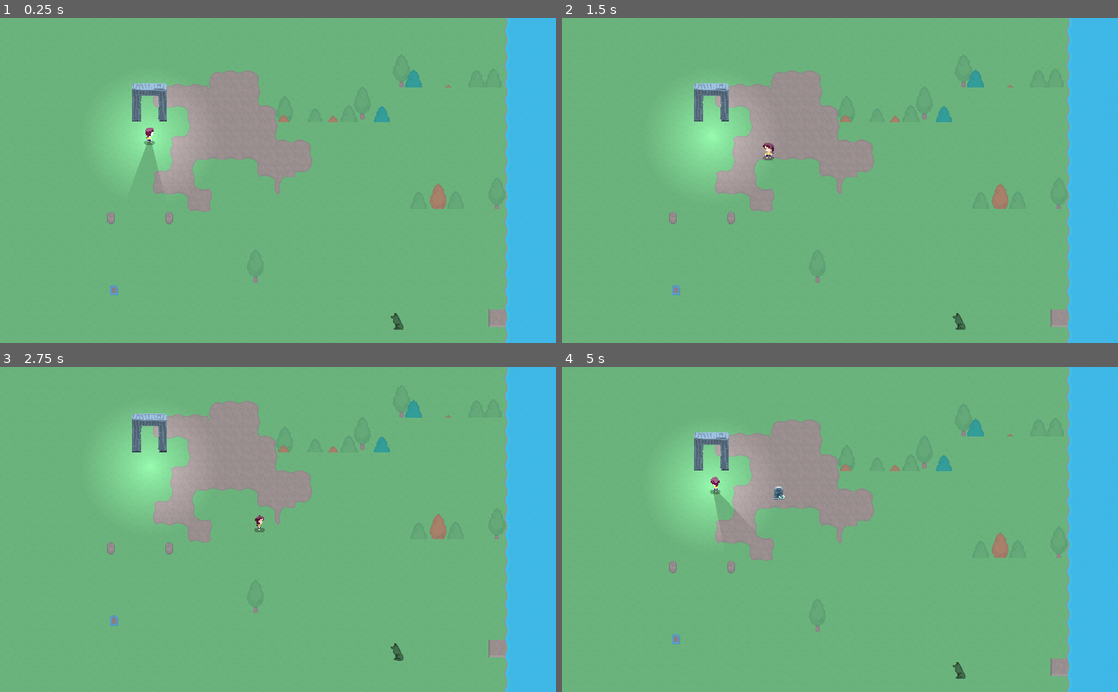
Above: before the commit, frames 1-4 (two rows, left to right).
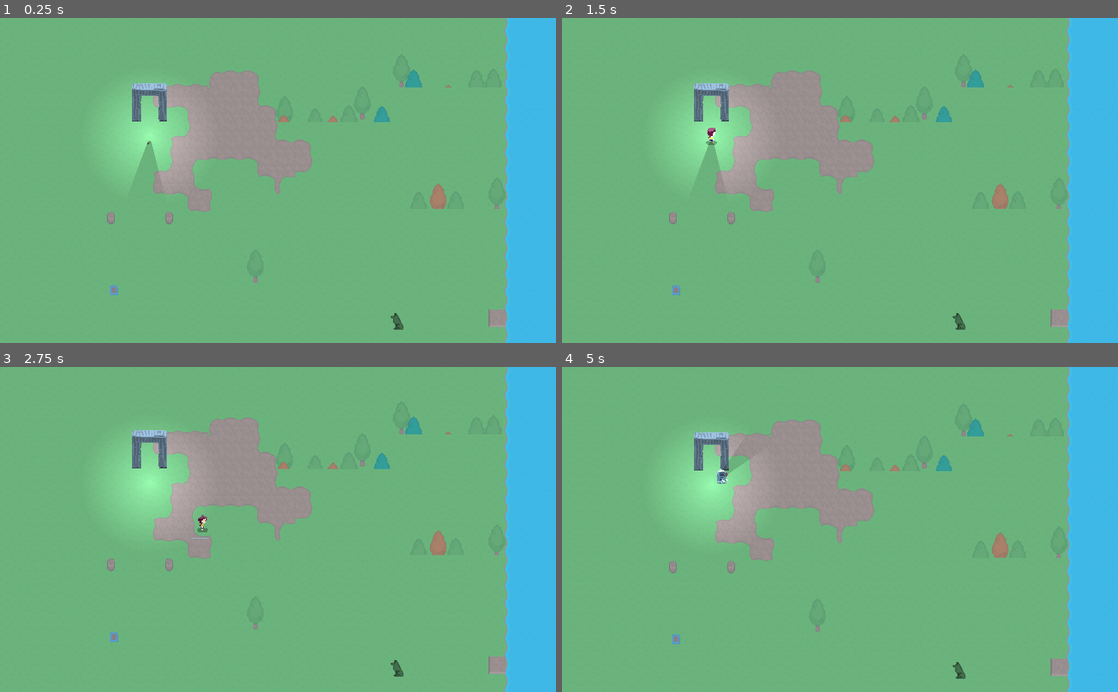
Above: after the commit, the same moments.

Repository: bagedevimo/pxljam19
Game: Godot game, scene res://Game.tscn
Two runs of this game, one before a commit and one after it. Both use one fixed random seed, a clock stepped at 60 frames per second and the inputs below.
Inputs:
- Up to frame 1 (0.25 s): no input
- Up to frame 2 (1.5 s): tap Enter at 0.5 s; hold Right (ui_right) 0.53-1.28 s; tap Space (ui_select) at 0.77 s; hold Down (ui_down) from 1.28 s (still down)
- Up to frame 3 (2.75 s): tap Space (ui_select) at 1.52 s; release Down (ui_down) at 2.03 s; hold Right (ui_right) from 2.03 s (still down)
- Up to frame 4 (5 s): release Right (ui_right) at 2.78 s; hold Up (ui_up) 2.78-3.53 s; tap Space (ui_select) at 3.02, 3.77, 4.52 s; hold Left (ui_left) from 3.53 s (still down); tap R (debug_rebirth) at 4.15 s

The runs differ from the first frame. In frame 1, less than 0.1% of the frame differs, in the area x 25-28%, y 33-40%; in frame 2, 0.4%; in frame 3, 6.2%, in the area x 19-92%, y 0-100%; in frame 4, 0.5%.

Commit message:
Fix death/birth animations

Diff:
--- a/Player.gd
+++ b/Player.gd
@@ -15,6 +15,7 @@
 
 var previous_age = 0
 var seconds_alive = 0
+var can_move = false
 
 func _ready():
 	EventBus.register_listener(self, EventBus.ON_DEATH)
@@ -40,12 +41,11 @@
 	return floor(seconds_alive / year_in_seconds)
 
 func rebirth():
-	print("in rebirth()")
 	# ON_BIRTH is going to be trigger by animation change from ON_DEATH
 	EventBus.trigger_event(EventBus.ON_DEATH)
 
 func handle_on_death(args):
-	print("I'm dying....", args)
+	can_move = false
 	$AnimationPlayer.play("Death")
 	var tombstone = load("res://Tombstone.tscn").instance()
 
@@ -56,9 +56,10 @@
 func _on_AnimationPlayer_animation_finished(anim_name):
 	if anim_name == "Death":
 		EventBus.trigger_event(EventBus.ON_BIRTH)
+	elif anim_name == "Birth":
+		can_move = true
 
 func handle_on_birth(args):
-	print("I'm reborn....", args)
 	position = get_node("../StartingPosition").position
 
 	seconds_alive = 0
@@ -69,40 +70,37 @@
 
 	if Input.is_action_pressed("ui_up"):
 		motion += Vector2(0, -1)
-#		$AnimationPlayer.play("WalkNorth")
 	if Input.is_action_pressed("ui_down"):
 		motion += Vector2(0, 1)
-#		$AnimationPlayer.play("WalkSouth")
 	if Input.is_action_pressed("ui_left"):
 		motion += Vector2(-1, 0)
-#		$AnimationPlayer.play("WalkWest")
 	if Input.is_action_pressed("ui_right"):
 		motion += Vector2(1, 0)
-#		$AnimationPlayer.play("WalkEast")
 	if Input.is_action_just_pressed("debug_rebirth"):
 		rebirth()
 
-	match motion:
-		Vector2(1, 1):
-			$AnimationPlayer.play("WalkSouthEast")
-		Vector2(0, 1):
-			$AnimationPlayer.play("WalkSouth")
-		Vector2(-1, 1):
-			$AnimationPlayer.play("WalkSouthWest")
-		Vector2(1, -1):
-			$AnimationPlayer.play("WalkNorthEast")
-		Vector2(0, -1):
-			$AnimationPlayer.play("WalkNorth")
-		Vector2(-1, -1):
-			$AnimationPlayer.play("WalkWest")
-		Vector2(-1, 0):
-			$AnimationPlayer.play("WalkWest")
-		Vector2(1, 0):
-			$AnimationPlayer.play("WalkEast")
+	if can_move:
+		match motion:
+			Vector2(1, 1):
+				$AnimationPlayer.play("WalkSouthEast")
+			Vector2(0, 1):
+				$AnimationPlayer.play("WalkSouth")
+			Vector2(-1, 1):
+				$AnimationPlayer.play("WalkSouthWest")
+			Vector2(1, -1):
+				$AnimationPlayer.play("WalkNorthEast")
+			Vector2(0, -1):
+				$AnimationPlayer.play("WalkNorth")
+			Vector2(-1, -1):
+				$AnimationPlayer.play("WalkWest")
+			Vector2(-1, 0):
+				$AnimationPlayer.play("WalkWest")
+			Vector2(1, 0):
+				$AnimationPlayer.play("WalkEast")
 
-	motion = motion.normalized() * MOTION_SPEED
+		motion = motion.normalized() * MOTION_SPEED
 
-	move_and_slide(motion)
+		move_and_slide(motion)
 
 	position.x = clamp(position.x, $Camera2D.limit_left, $Camera2D.limit_right)
 	position.y = clamp(position.y, $Camera2D.limit_top,  $Camera2D.limit_bottom)
--- a/Player.tscn
+++ b/Player.tscn
@@ -11,10 +11,60 @@
 [sub_resource type="OccluderPolygon2D" id=2]
 polygon = PoolVector2Array( 34.1071, 28.3005, 37.2702, 27.0352, 38.0293, 24.2517, 37.2069, 21.6579, 34.0438, 20.2661, 30.9439, 21.4681, 30.1215, 24.3149, 30.7542, 27.0352 )
 
-[sub_resource type="Animation" id=3]
+[sub_resource type="Animation" id=12]
+resource_name = "Birth"
+length = 1.5
+tracks/0/type = "value"
+tracks/0/path = NodePath("Sprite:rotation_degrees")
+tracks/0/interp = 1
+tracks/0/loop_wrap = true
+tracks/0/imported = false
+tracks/0/enabled = true
+tracks/0/keys = {
+"times": PoolRealArray( 0, 1.5 ),
+"transitions": PoolRealArray( 1, 0.217638 ),
+"update": 0,
+"values": [ 0.0, 1440.0 ]
+}
+tracks/1/type = "value"
+tracks/1/path = NodePath("Sprite:scale")
+tracks/1/interp = 1
+tracks/1/loop_wrap = true
+tracks/1/imported = false
+tracks/1/enabled = true
+tracks/1/keys = {
+"times": PoolRealArray( 0, 1.5 ),
+"transitions": PoolRealArray( 1, 1 ),
+"update": 0,
+"values": [ Vector2( 0, 0 ), Vector2( 1, 1 ) ]
+}
 
 [sub_resource type="Animation" id=4]
-length = 0.3
+length = 1.5
+tracks/0/type = "value"
+tracks/0/path = NodePath("Sprite:rotation_degrees")
+tracks/0/interp = 1
+tracks/0/loop_wrap = true
+tracks/0/imported = false
+tracks/0/enabled = true
+tracks/0/keys = {
+"times": PoolRealArray( 0, 1.5 ),
+"transitions": PoolRealArray( 1, 0.217638 ),
+"update": 0,
+"values": [ 0.0, 1440.0 ]
+}
+tracks/1/type = "value"
+tracks/1/path = NodePath("Sprite:scale")
+tracks/1/interp = 1
+tracks/1/loop_wrap = true
+tracks/1/imported = false
+tracks/1/enabled = true
+tracks/1/keys = {
+"times": PoolRealArray( 0, 1.5 ),
+"transitions": PoolRealArray( 1, 1 ),
+"update": 0,
+"values": [ Vector2( 1, 1 ), Vector2( 0, 0 ) ]
+}
 
 [sub_resource type="Animation" id=5]
 resource_name = "WalkEast"
@@ -136,13 +186,14 @@
 occluder = SubResource( 2 )
 
 [node name="Sprite" type="Sprite" parent="."]
+rotation = 25.1327
 texture = ExtResource( 4 )
 offset = Vector2( 0, -12 )
 region_enabled = true
 region_rect = Rect2( 64, 0, 32, 32 )
 
 [node name="AnimationPlayer" type="AnimationPlayer" parent="."]
-anims/Birth = SubResource( 3 )
+anims/Birth = SubResource( 12 )
 anims/Death = SubResource( 4 )
 anims/WalkEast = SubResource( 5 )
 anims/WalkNorth = SubResource( 6 )
